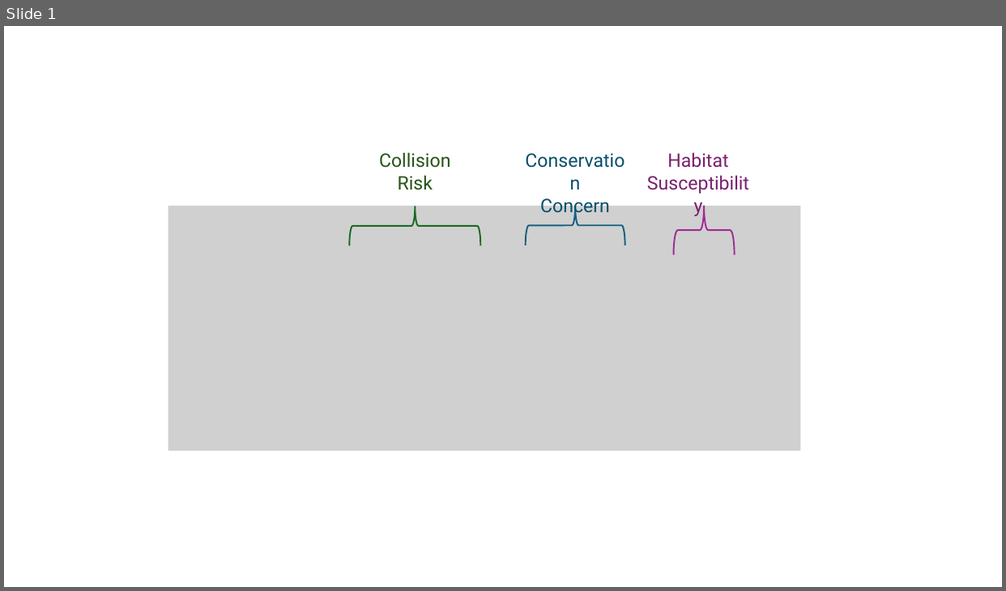
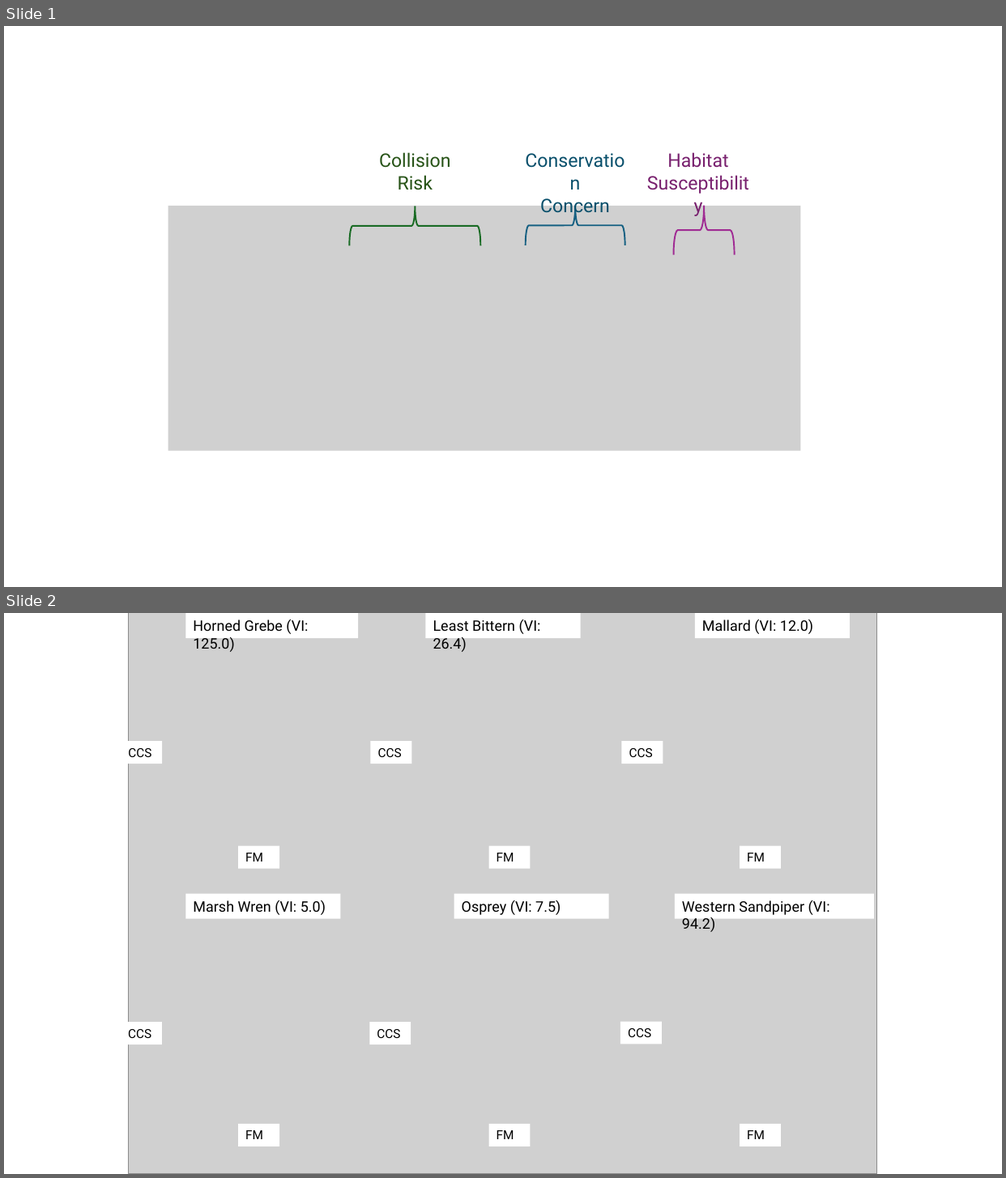
Before and after one commit to adbinley/floating_solar, a slide deck: figures.pptx. Shown one above the other, each under a label of ours: slide 1 before the commit, slides 1 and 2 after it. The pictures are 1006x591 and 1006x1178 pixels, drawn with LibreOffice and Linux fonts; fonts in the diff are those of the drawing; grey boxes stand for pictures. Boxes give left, top, right and bottom in pixels: in the first picture for what was removed or moved away, otherwise in the second. Text is boxed around its words. In the diff, an @@ line names an element or a change of style, - is before the commit and + after.

```diff
--- a/figures.pptx
+++ b/figures.pptx
@@ slide 2 added at bbox=[4, 613, 1002, 1174], background #FFFFFF @@
@@ picture added at bbox=[129, 613, 878, 1174] @@
@@ rectangle added at bbox=[186, 613, 358, 638], fill #FFFFFF, 14 pt, text #000000 @@
+Horned Grebe (VI: 125.0)
@@ rectangle added at bbox=[425, 613, 581, 638], fill #FFFFFF, 14 pt, text #000000 @@
+Least Bittern (VI: 26.4)
@@ rectangle added at bbox=[695, 613, 850, 638], fill #FFFFFF, 14 pt, text #000000 @@
+Mallard (VI: 12.0)
@@ rectangle added at bbox=[121, 741, 162, 764], fill #FFFFFF, 12 pt, text #000000 @@
+CCS
@@ rectangle added at bbox=[371, 741, 412, 764], fill #FFFFFF, 12 pt, text #000000 @@
+CCS
@@ rectangle added at bbox=[621, 741, 663, 764], fill #FFFFFF, 12 pt, text #000000 @@
+CCS
@@ rectangle added at bbox=[238, 845, 279, 868], fill #FFFFFF, 12 pt, text #000000 @@
+FM
@@ rectangle added at bbox=[489, 845, 530, 868], fill #FFFFFF, 12 pt, text #000000 @@
+FM
@@ rectangle added at bbox=[740, 845, 781, 868], fill #FFFFFF, 12 pt, text #000000 @@
+FM
@@ rectangle added at bbox=[186, 894, 341, 919], fill #FFFFFF, 14 pt, text #000000 @@
+Marsh Wren (VI: 5.0)
@@ rectangle added at bbox=[454, 894, 609, 919], fill #FFFFFF, 14 pt, text #000000 @@
+Osprey (VI: 7.5)
@@ rectangle added at bbox=[675, 894, 874, 919], fill #FFFFFF, 14 pt, text #000000 @@
+Western Sandpiper (VI: 94.2)
@@ rectangle added at bbox=[121, 1023, 162, 1045], fill #FFFFFF, 12 pt, text #000000 @@
+CCS
@@ rectangle added at bbox=[369, 1023, 411, 1045], fill #FFFFFF, 12 pt, text #000000 @@
+CCS
@@ rectangle added at bbox=[621, 1022, 662, 1044], fill #FFFFFF, 12 pt, text #000000 @@
+CCS
@@ rectangle added at bbox=[238, 1124, 279, 1147], fill #FFFFFF, 12 pt, text #000000 @@
+FM
@@ rectangle added at bbox=[489, 1124, 530, 1147], fill #FFFFFF, 12 pt, text #000000 @@
+FM
@@ rectangle added at bbox=[740, 1124, 781, 1147], fill #FFFFFF, 12 pt, text #000000 @@
+FM
```
Also in this commit, not shown: 2 other files.
